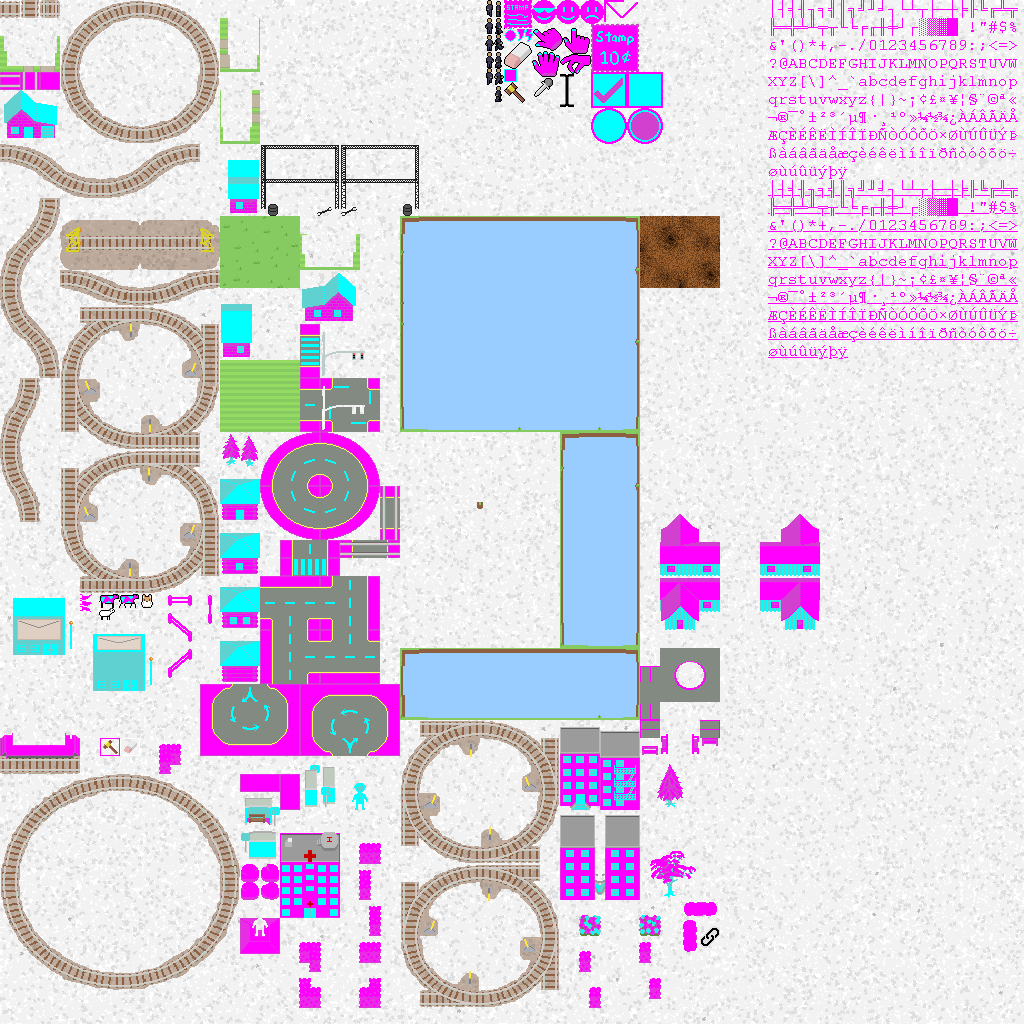
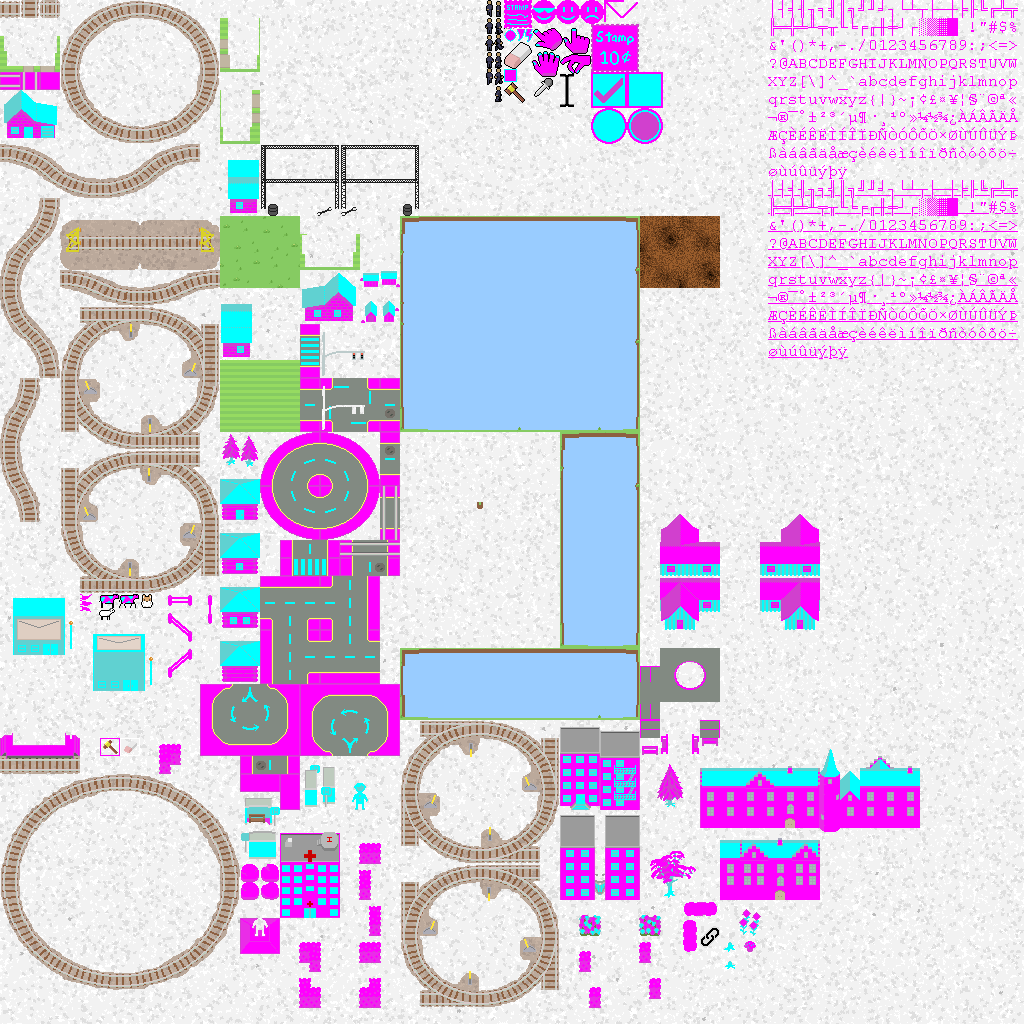
The second 1024 x 1024 image is a revision of the first. Changes to its layers:
painted on "base.png copy" over (240, 271, 920, 969)
